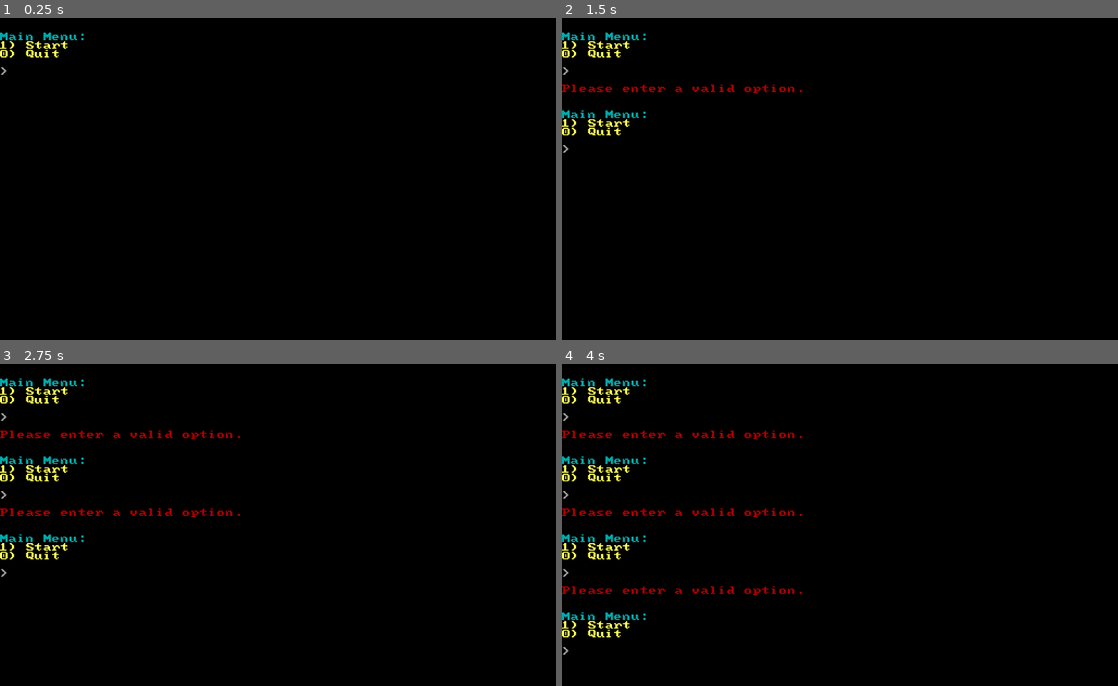
Above: before the commit, frames 1-4 (two rows, left to right).
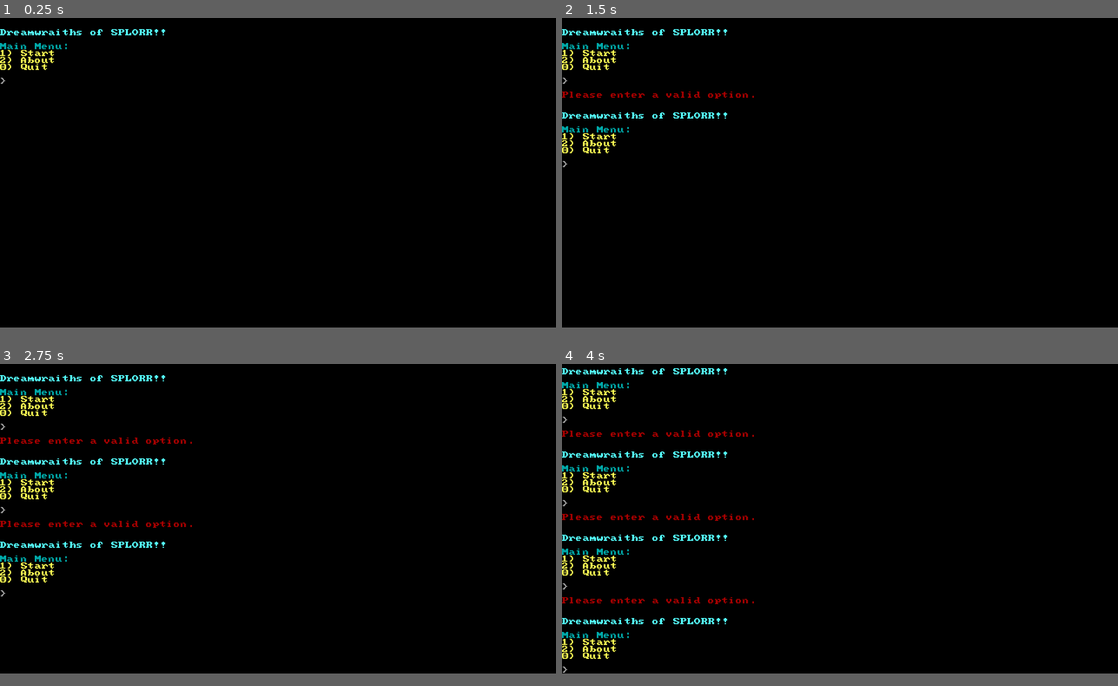
Above: after the commit, the same moments.

Repository: playdeezgames/honestjam3
Game: Godot game, scene res://Main.tscn
The game is run twice, just before and just after one commit, with the same random seed, the same clock (stepped at 60 frames per second) and the same inputs.
Inputs:
- Up to frame 1 (0.25 s): no input
- Up to frame 2 (1.5 s): tap Enter at 0.5 s; tap Space at 1.25 s
- Up to frame 3 (2.75 s): tap Enter at 2 s
- Up to frame 4 (4 s): tap Space at 2.75 s; tap Enter at 3.5 s
The window is 800x468 before the commit and 800x450 after it. Grey fills any space a smaller window leaves; there, only what the larger window draws over its background counts as a difference.

The runs differ from the first frame. In frame 1, 0.9% of the frame differs, in the area x 0-30%, y 3-21%; in frame 2, 2.5%; in frame 3, 4.1%; in frame 4, 5.5%, in the area x 0-44%, y 1-96%.

Commit message:
about states

Diff:
--- /dev/null
+++ b/TggdHj3/States/Boilerplate/AboutState.gd
@@ -0,0 +1,31 @@
+extends Node
+
+var _terminal
+var _palette
+var _states
+
+func _init(terminal, palette, states):
+	_terminal = terminal
+	_palette = palette
+	_states = states
+
+func showState():
+	_terminal._color = _palette.CYAN
+	_terminal.writeLine("About Dreamwraiths of SPLORR!!")
+	_terminal.writeLine("")
+	_terminal._color = _palette.GRAY
+	_terminal.writeLine("A Production of TheGrumpyGameDev")
+	_terminal.writeLine("For Honest Jam III")
+	_terminal.writeLine("")
+	_terminal._color = _palette.YELLOW
+	_terminal.writeLine("0) Main Menu")
+	_terminal._color = _palette.GRAY
+	_terminal.writeLine("")
+	_terminal.writeText(">")
+
+func handleInput(command):
+	match command:
+		"0":
+			return { "valid":true, "state": _states.MAIN_MENU}
+		_:
+			return { "valid":false, "state": _states.ABOUT}
--- a/TggdHj3/States/Boilerplate/MainMenuState.gd
+++ b/TggdHj3/States/Boilerplate/MainMenuState.gd
@@ -10,10 +10,14 @@
 	_states = states
 
 func showState():
+	_terminal._color = _palette.LIGHT_CYAN
+	_terminal.writeLine("Dreamwraiths of SPLORR!!")
+	_terminal.writeLine("")
 	_terminal._color = _palette.CYAN
 	_terminal.writeLine("Main Menu:")
 	_terminal._color = _palette.YELLOW
 	_terminal.writeLine("1) Start")
+	_terminal.writeLine("2) About")
 	_terminal.writeLine("0) Quit")
 	_terminal._color = _palette.GRAY
 	_terminal.writeLine("")
@@ -25,5 +29,7 @@
 			return { "valid":true, "state": _states.CONFIRM_QUIT}
 		"1":
 			return { "valid":true, "state": _states.START_GAME}
+		"2":
+			return { "valid":true, "state": _states.ABOUT}
 		_:
 			return { "valid":false, "state": _states.MAIN_MENU}
--- a/TggdHj3/States/Utility/StateMachine.gd
+++ b/TggdHj3/States/Utility/StateMachine.gd
@@ -16,6 +16,7 @@
 	_stateTable[_states.START_GAME]=load("res://States/Boilerplate/StartGameState.gd").new(_terminal, _palette, _states, _game)
 	_stateTable[_states.IN_PLAY] = load("res://States/InPlayState.gd").new(_terminal, _palette, _states, _game)
 	_stateTable[_states.LEAVE_PLAY] = load("res://States/Boilerplate/LeavePlayState.gd").new(_terminal, _palette, _states, _game)
+	_stateTable[_states.ABOUT] = load("res://States/Boilerplate/AboutState.gd").new(_terminal, _palette, _states)
 	_current = _states.MAIN_MENU
 
 
--- a/TggdHj3/States/Utility/States.gd
+++ b/TggdHj3/States/Utility/States.gd
@@ -6,3 +6,4 @@
 const IN_PLAY = "inplay"
 const LEAVE_PLAY = "leaveplay"
 const CONFIRM_ABANDON = "confirmabandon"
+const ABOUT = "about"
--- a/TggdHj3/project.godot
+++ b/TggdHj3/project.godot
@@ -14,6 +14,11 @@
 run/main_scene="res://Main.tscn"
 config/icon="res://icon.png"
 
+[display]
+
+window/size/width=1280
+window/size/height=720
+
 [physics]
 
 common/enable_pause_aware_picking=true
